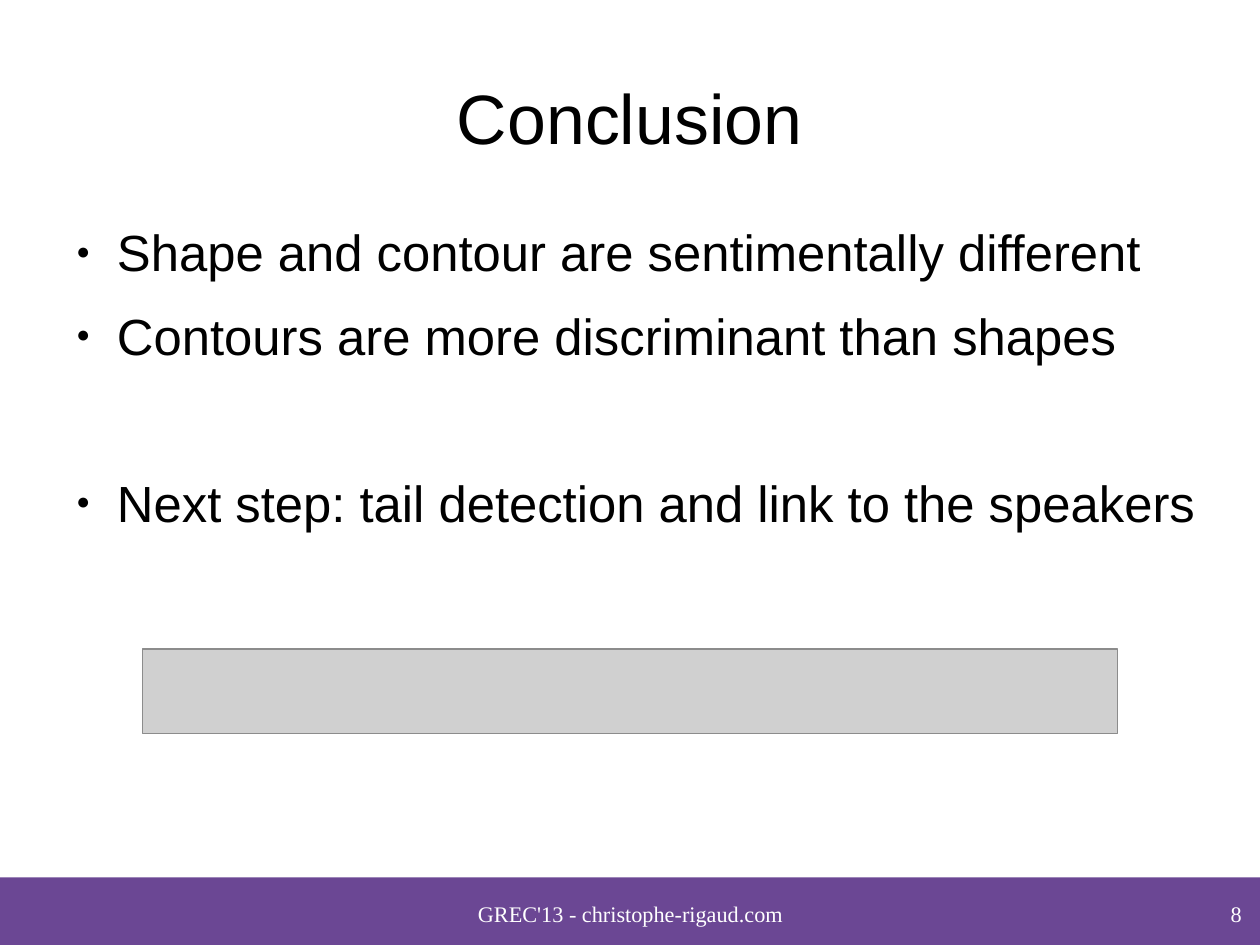
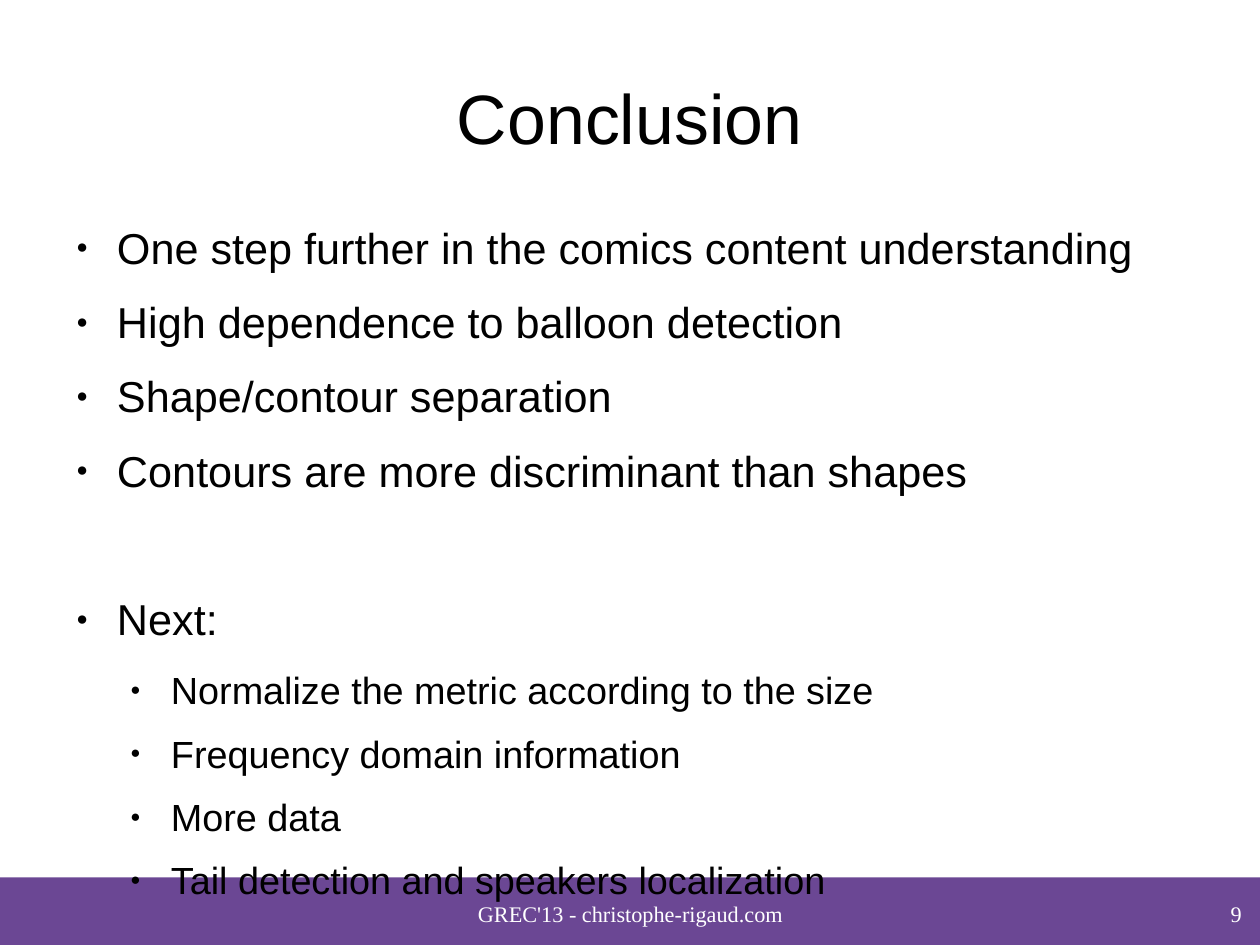
Before and after one commit to crigaud/publication, a slide deck: slide 9 of 2013/GREC/speech_balloon_contour_classification_in_comics/presentation/2013_Rigaud_Speech_balloon_contour_classification_in_comics.odp (slide 8 before the commit). Drawn at 1260x945 pixels with LibreOffice and Linux fonts; fonts in the diff are those of the drawing; grey boxes stand for pictures; background and template pictures are left out. Boxes give left, top, right and bottom in pixels: in the first picture for what was removed or moved away, otherwise in the second. Text is boxed around its words. In the diff, an @@ line names an element or a change of style, - is before the commit and + after.

```diff
--- a/2013/GREC/speech_balloon_contour_classification_in_comics/presentation/2013_Rigaud_Speech_balloon_contour_classification_in_comics.odp
+++ b/2013/GREC/speech_balloon_contour_classification_in_comics/presentation/2013_Rigaud_Speech_balloon_contour_classification_in_comics.odp
@@ text at [117, 232, 1133, 421]: text changed; size 32 to 27.2 pt @@
-● Shape and contour are sentimentally different
+● One step further in the comics content understanding
+● High dependence to balloon detection
+● Shape/contour separation
@@ text at [117, 455, 967, 495]: size 32 to 27.2 pt in "Contours are more discriminant than shapes" @@
@@ text at [117, 605, 873, 902]: text changed; size 32 to 23.8 pt @@
-● Next step: tail detection and link to the speakers
+● Next:
+  ● Normalize the metric according to the size
+  ● Frequency domain information
+  ● More data
+  ● Tail detection and speakers localization
@@ picture removed at [142, 649, 1118, 734] @@
@@ page number at [1231, 907, 1242, 922]: text changed @@
-8
+9
```
Also in this commit, not shown: 5 other slides changed, 3 slides added, 1 slide removed, 1 other file.
